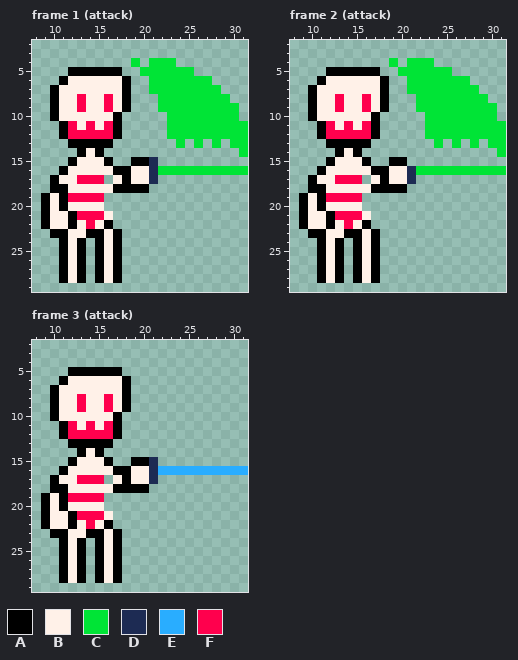
Pixel-art file: assets/characters/skeleton/ally/skeleton_ally_attack.aseprite. The first picture shows the starting point.
32x32 pixels, 3 frames. Shown: frame 1 (attack): x 8..31, y 2..29; frame 2 (attack): x 8..31, y 2..29; frame 3 (attack): x 8..31, y 2..29.
Visible layers, top first: "espada", "arms", "skel".
Palette (. is transparent): A #000000  B #fff1e8  C #00e436  D #1d2b53  E #29adff  F #ff004d
Pixels before, frame 1 (attack), first column x 9:
 4 ..........C.CCC........
 5 ...AAAAAA..CCCCCC......
 6 ..ABBBBBBA..CCCCCCC....
 7 .ABBBBBBBA..CCCCCCCC...
 8 .ABBFBBFBA...CCCCCCCC..
 9 .ABBFBBFBA...CCCCCCCCC.
10 .ABBBBBBA.....CCCCCCCC.
11 ..AFBFBFA.....CCCCCCCCC
12 ..AFFFFFA.....CCCCCCCCC
13 ...AAAAA.......C.C.C.CC
14 ....ABA...............C
15 ...ABBBA..AAD..........
16 ..ABBBBBAABBDCCCCCCCCCC
17 .ABBFFF.BABBD..........
18 .AABBBBBAAAA...........
19 ABAFFFF................
20 ABABBBB................
21 ABBAFFFB...............
22 ABBABFBA...............
23 .AABBAABA..............
24 ..ABA.ABA..............
25 ..ABA.ABA..............
26 ..ABA.ABA..............
27 ..ABA.ABA..............
28 ..ABA.ABA..............
Pixels before, frame 2 (attack), first column x 9:
 4 ..........C.CCC........
 5 ...AAAAAA..CCCCCC......
 6 ..ABBBBBBA..CCCCCCC....
 7 .ABBBBBBBA..CCCCCCCC...
 8 .ABBFBBFBA...CCCCCCCC..
 9 .ABBFBBFBA...CCCCCCCCC.
10 .ABBBBBBA.....CCCCCCCC.
11 ..AFBFBFA.....CCCCCCCCC
12 ..AFFFFFA.....CCCCCCCCC
13 ...AAAAA.......C.C.C.CC
14 ....ABA...............C
15 ...ABBBA..AA...........
16 ..ABBBBBAABBDCCCCCCCCCC
17 .ABBFFF.BABBD..........
18 .AABBBBBAAAA...........
19 ABAFFFF................
20 ABABBBB................
21 ABBAFFFB...............
22 ABBABFBA...............
23 .AABBAABA..............
24 ..ABA.ABA..............
25 ..ABA.ABA..............
26 ..ABA.ABA..............
27 ..ABA.ABA..............
28 ..ABA.ABA..............
Pixels before, frame 3 (attack), first column x 9:
 5 ...AAAAAA..............
 6 ..ABBBBBBA.............
 7 .ABBBBBBBA.............
 8 .ABBFBBFBA.............
 9 .ABBFBBFBA.............
10 .ABBBBBBA..............
11 ..AFBFBFA..............
12 ..AFFFFFA..............
13 ...AAAAA...............
14 ....ABA................
15 ...ABBBA..AAD..........
16 ..ABBBBBAABBDEEEEEEEEEE
17 .ABBFFF.BABBD..........
18 .AABBBBBAAAA...........
19 ABAFFFF................
20 ABABBBB................
21 ABBAFFFB...............
22 ABBABFBA...............
23 .AABBAABA..............
24 ..ABA.ABA..............
25 ..ABA.ABA..............
26 ..ABA.ABA..............
27 ..ABA.ABA..............
28 ..ABA.ABA..............
After:
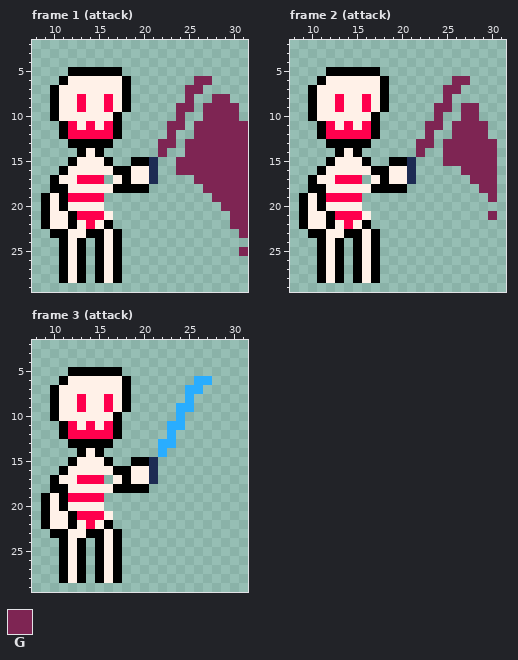
Colours new in this view: G #7e2553
Edits made:
Changed rows in their new state; - is an unchanged pixel.
Frame 1 (attack), layer "espada":
first column x 19:
 4 .-...--------
 5 -......------
 6 --.....GG----
 7 --....GG..---
 8 ---...G..GG--
 9 ---..GG.GGGG-
10 ----.G..GGGG-
11 ----GG.GGGGGG
12 ----G..GGGGGG
13 ---GG.GGGGGGG
14 ---G--GGGGGGG
15 -----GGGGGGGG
16 ---..GGGGGGGG
17 -------GGGGGG
18 --------GGGGG
19 ---------GGGG
20 ----------GGG
21 -----------GG
22 -----------GG
23 ------------G
25 ------------G
Frame 2 (attack), layer "espada":
first column x 19:
 4 .-...--------
 5 -......------
 6 --.....GG----
 7 --....GG..---
 8 ---...G....--
 9 ---..GG.GG..-
10 ----.G..GG..-
11 ----GG.GGGG..
12 ----G..GGGG..
13 ---GG.GGGGGG.
14 ---G--GGGGGG.
15 --D---GGGGGG-
16 ---.....GGGG.
17 ---------GGG-
18 ----------GG-
19 -----------G-
21 -----------G-
Frame 3 (attack), layer "espada":
first column x 22:
 6 ----EE----
 7 ---EE-----
 8 ---E------
 9 --EE------
10 --E-------
11 -EE-------
12 -E--------
13 EE--------
14 E---------
16 ..........
